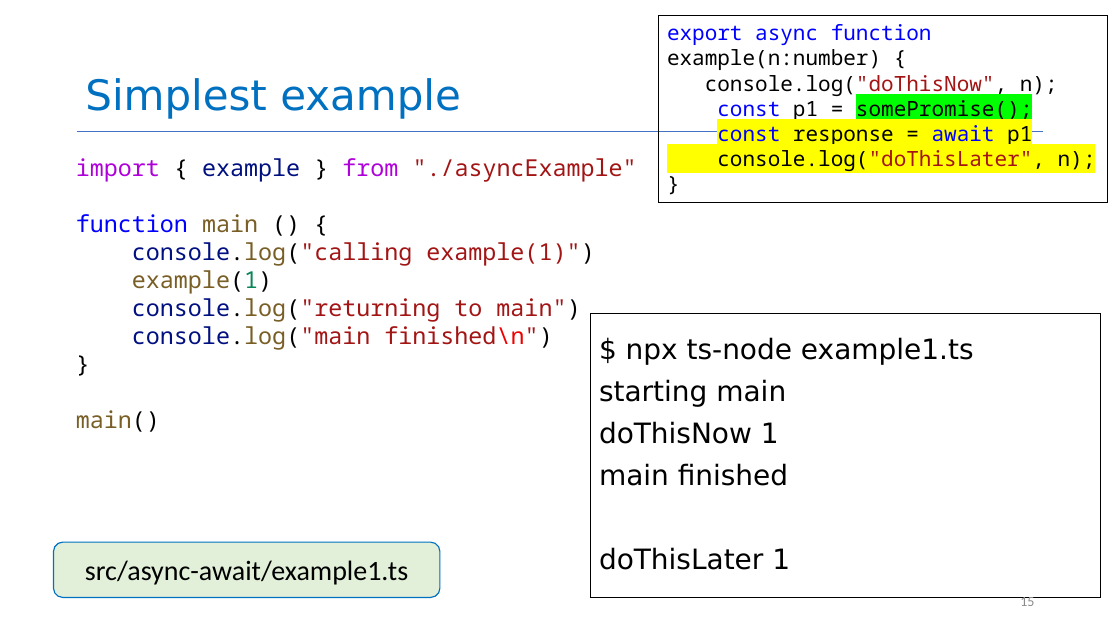
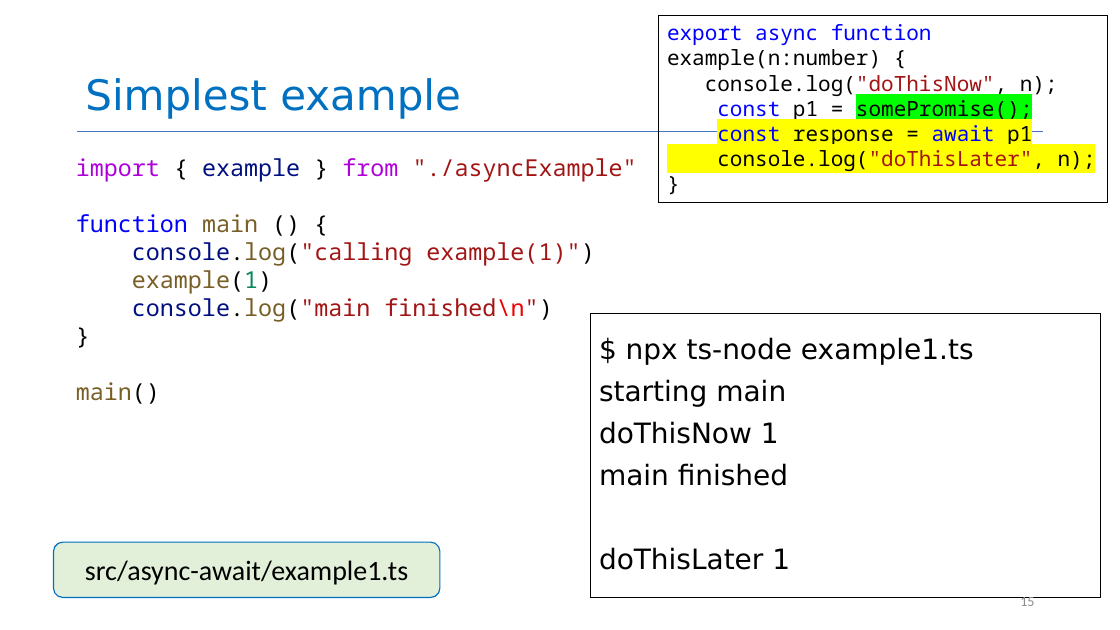
Before and after one commit to neu-se/CS4530-Fall-2024, a slide deck: slide 15 of Slides/Module 06 Concurrency Patterns in Typescript.pptx. Drawn at 1120x630 pixels with LibreOffice and Linux fonts; fonts in the diff are those of the drawing. Boxes give left, top, right and bottom in pixels: in the first picture for what was removed or moved away, otherwise in the second. Text is boxed around its words. In the diff, an @@ line names an element or a change of style, - is before the commit and + after.

```diff
--- a/Slides/Module 06 Concurrency Patterns in Typescript.pptx
+++ b/Slides/Module 06 Concurrency Patterns in Typescript.pptx
@@ text at <box>132,298,580,322</box>: paragraph removed @@
-console.log("returning to main")
```
Also in this commit, not shown: 4 other slides changed, 2 other files.
